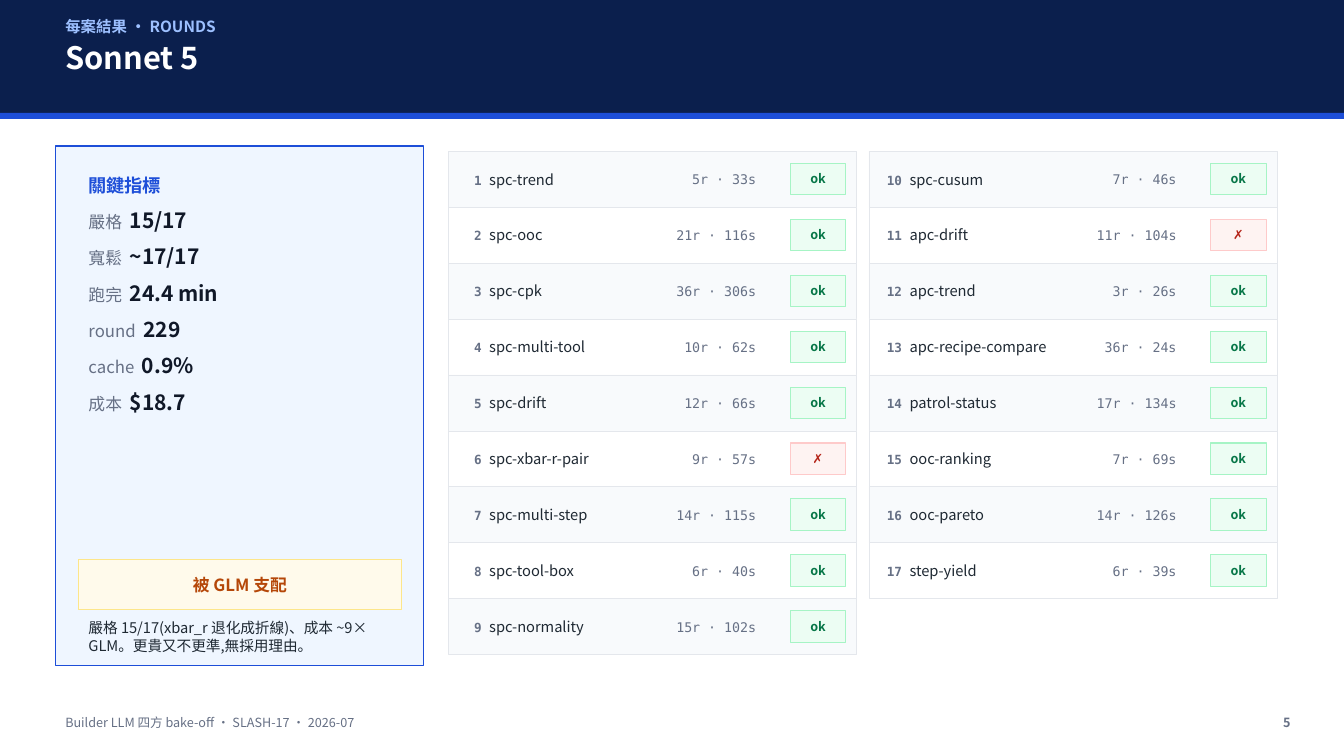
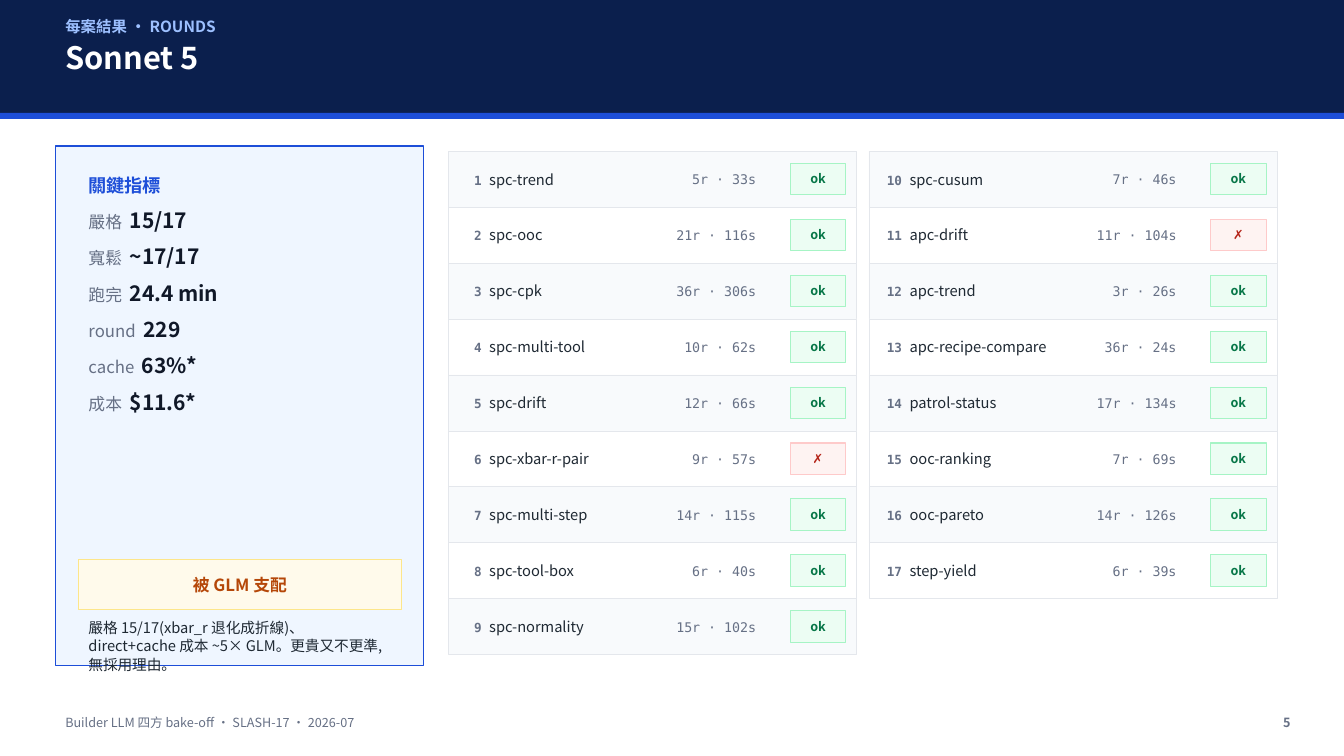
Before and after one commit to gillggx/ai-ops-agentic-platform, a slide deck: slide 5 of docs/LLM_BAKEOFF_4MODEL.pptx. Drawn at 1344x756 pixels with LibreOffice and Linux fonts; fonts in the diff are those of the drawing. Boxes give left, top, right and bottom in pixels: in the first picture for what was removed or moved away, otherwise in the second. Text is boxed around its words. In the diff, an @@ line names an element or a change of style, - is before the commit and + after.

```diff
--- a/docs/LLM_BAKEOFF_4MODEL.pptx
+++ b/docs/LLM_BAKEOFF_4MODEL.pptx
@@ text at (88, 356, 198, 413): text changed @@
-cache 0.9%
-成本 $18.7
+cache 63%*
+成本 $11.6*
@@ text at (88, 620, 382, 671): text changed @@
-嚴格 15/17(xbar_r 退化成折線)、成本 ~9× GLM。更貴又不更準,無採用理由。
+嚴格 15/17(xbar_r 退化成折線)、direct+cache 成本 ~5× GLM。更貴又不更準,無採用理由。
```
Also in this commit, not shown: 4 other slides changed, 1 other file.
